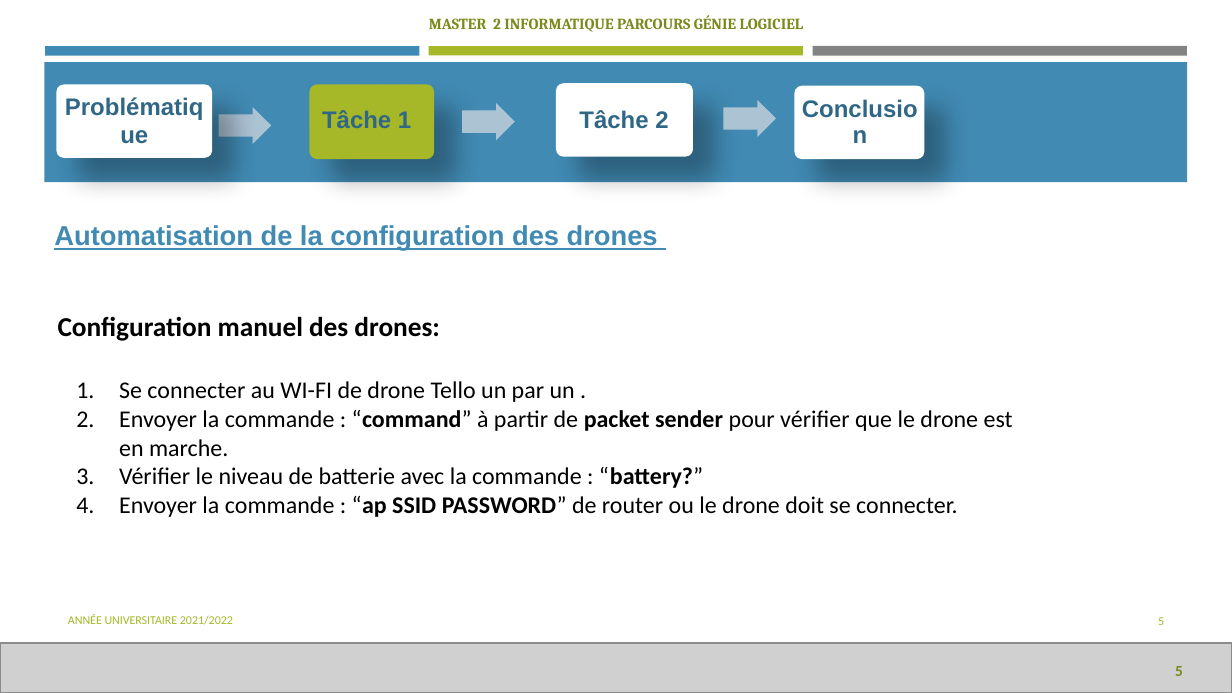
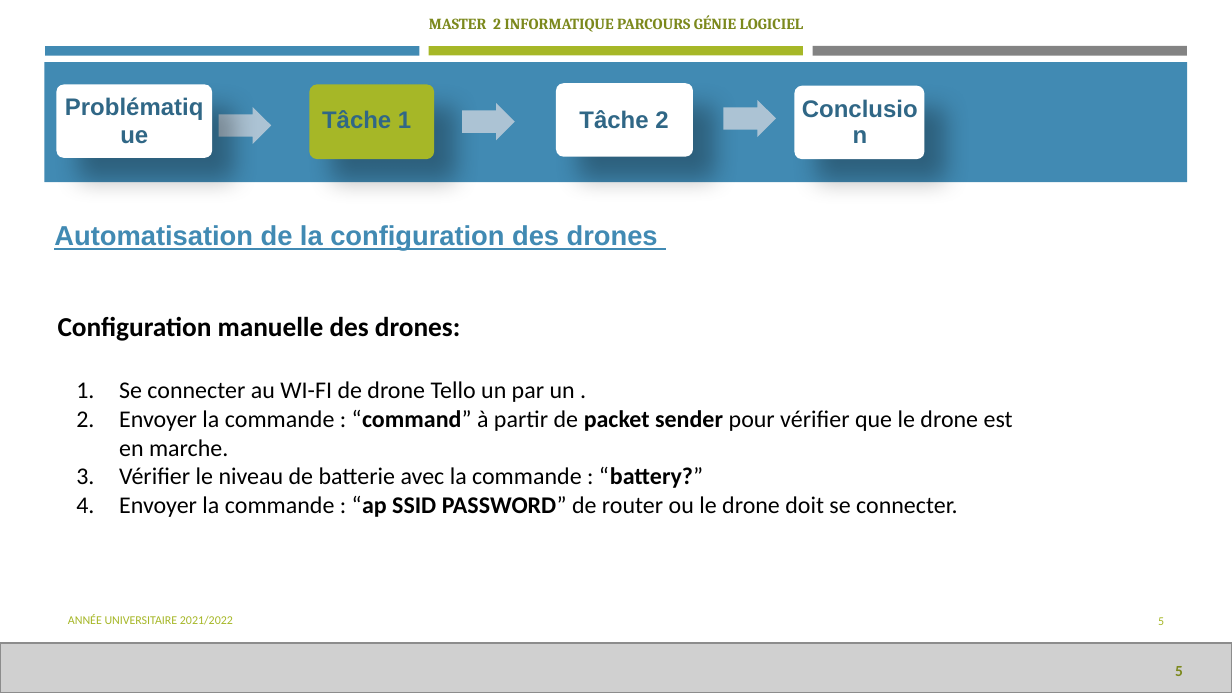
Before and after one commit to Hammoudi-Said/Drone-Swarming, a slide deck: slide 5 of doc/drone_swarming_presentation.pptx. Drawn at 1232x693 pixels with LibreOffice and Linux fonts; fonts in the diff are those of the drawing; grey boxes stand for pictures. Boxes give left, top, right and bottom in pixels: in the first picture for what was removed or moved away, otherwise in the second. Text is boxed around its words. In the diff, an @@ line names an element or a change of style, - is before the commit and + after.

```diff
--- a/doc/drone_swarming_presentation.pptx
+++ b/doc/drone_swarming_presentation.pptx
@@ text at [58,316,460,341]: text changed @@
-Configuration manuel des drones:
+Configuration manuelle des drones:
```
Also in this commit, not shown: 3 other slides changed, 2 other files.
